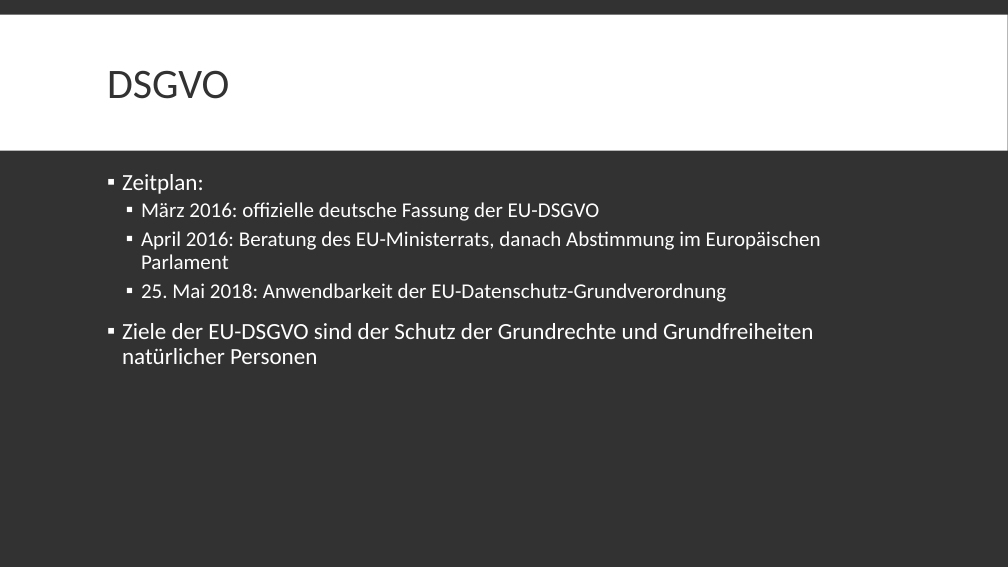
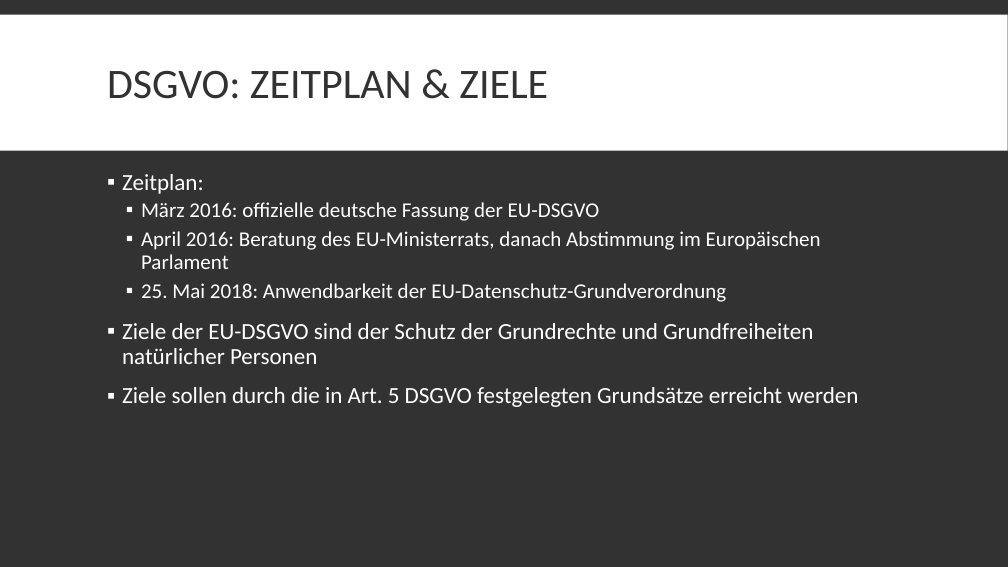
Before and after one commit to DerM0narch/TA_ITECH, a slide deck: slide 5 of Datenschutz_Netzwerksicherheit.pptx. Drawn at 1008x567 pixels with LibreOffice and Linux fonts; fonts in the diff are those of the drawing. Boxes give left, top, right and bottom in pixels: in the first picture for what was removed or moved away, otherwise in the second. Text is boxed around its words. In the diff, an @@ line names an element or a change of style, - is before the commit and + after.

Commit message:
modified pp

```diff
--- a/Datenschutz_Netzwerksicherheit.pptx
+++ b/Datenschutz_Netzwerksicherheit.pptx
@@ title at bbox=[107, 70, 548, 99]: text changed @@
-DSGVO
+DSGVO: ZEITPLAN & ZIELE
@@ text at bbox=[122, 387, 858, 407]: paragraph added @@
+▪ Ziele sollen durch die in Art. 5 DSGVO festgelegten Grundsätze erreicht werden
```
Also in this commit, not shown: 1 other slide changed, 2 slides added.
